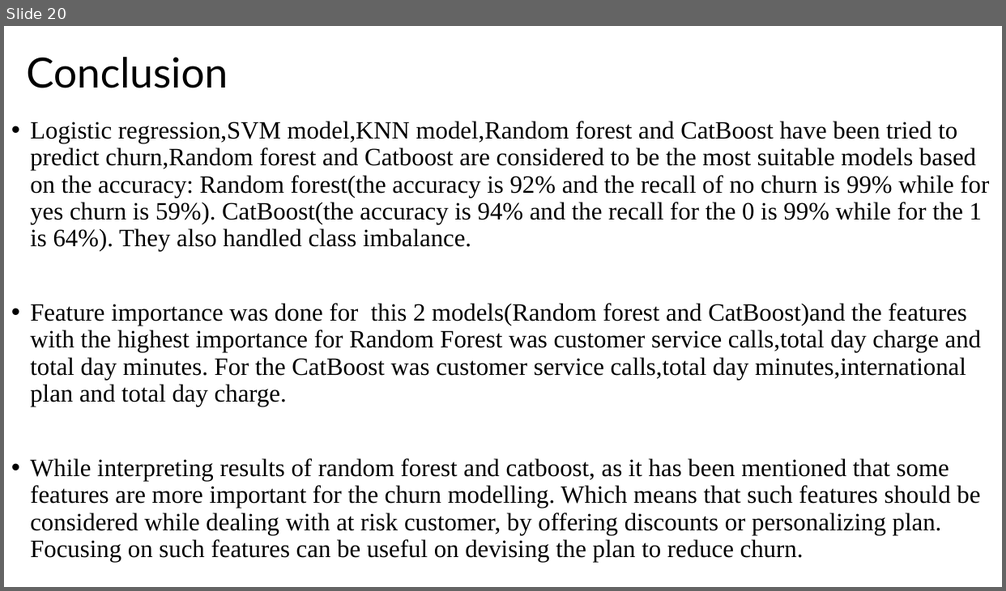
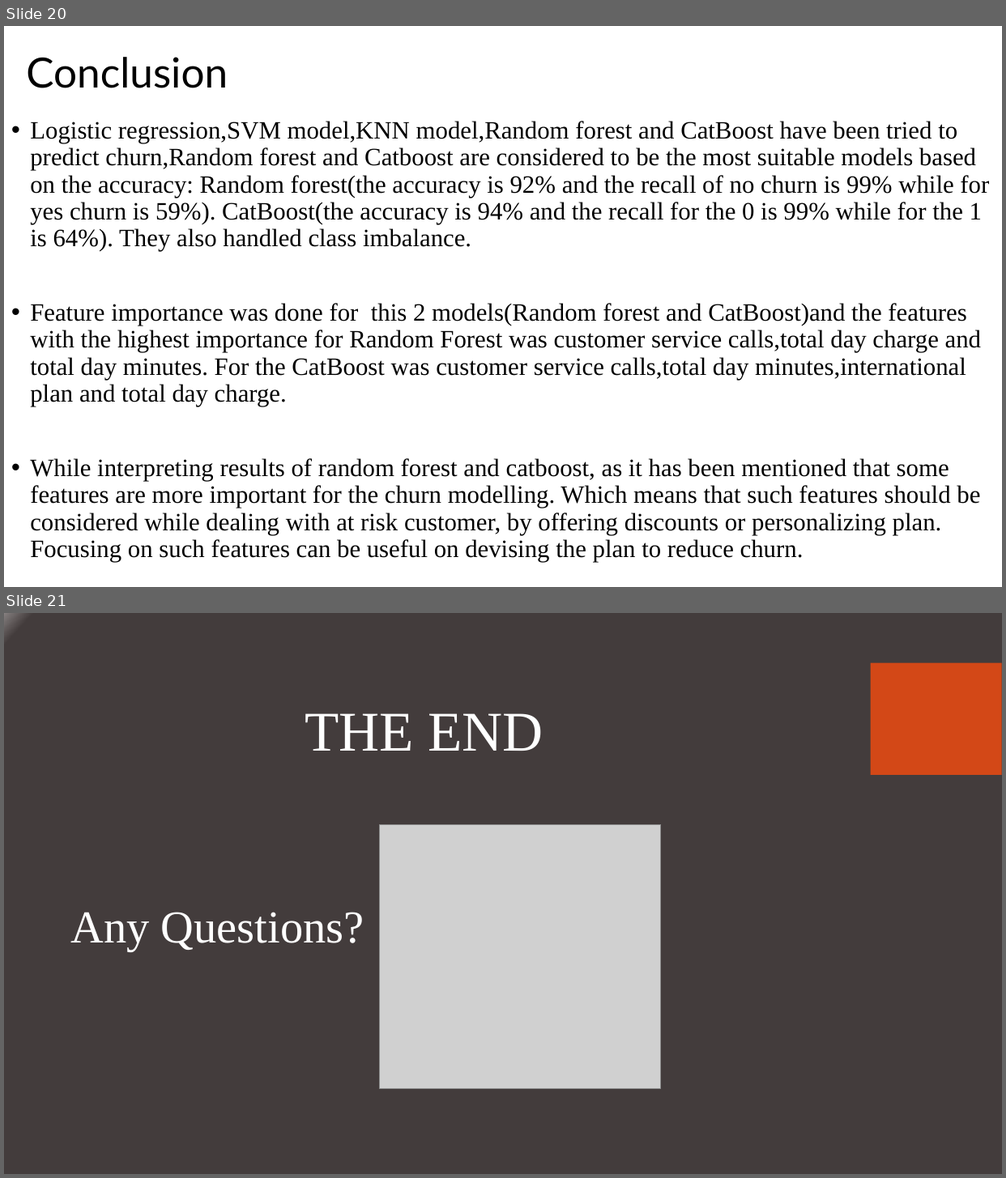
Before and after one commit to sarwas530/project-phase3, a slide deck: New Microsoft PowerPoint Presentation (2).pptx. Shown one above the other, each under a label of ours: slide 20 before the commit, slides 20 and 21 after it. The pictures are 1006x591 and 1006x1178 pixels, drawn with LibreOffice and Linux fonts; fonts in the diff are those of the drawing; grey boxes stand for pictures; background and template pictures are left out. Boxes give left, top, right and bottom in pixels: in the first picture for what was removed or moved away, otherwise in the second. Text is boxed around its words. In the diff, an @@ line names an element or a change of style, - is before the commit and + after.

```diff
--- a/New Microsoft PowerPoint Presentation (2).pptx
+++ b/New Microsoft PowerPoint Presentation (2).pptx
@@ slide 21 added at (4,613,1002,1174), background picture (left out) @@
@@ rectangle added at (871,663,1002,776), fill #D34817 @@
@@ text added at (305,713,543,751), 54 pt, text #FFFFFF @@
+THE END
@@ picture added at (379,825,661,1089) @@
@@ text added at (71,912,364,952), 44 pt, text #FFFFFF @@
+Any Questions?
```
